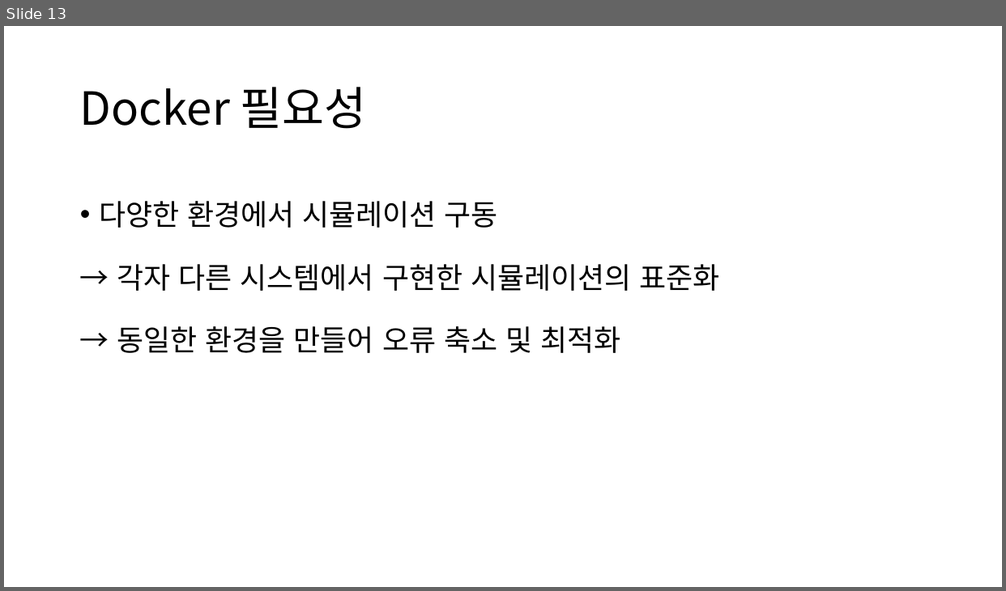
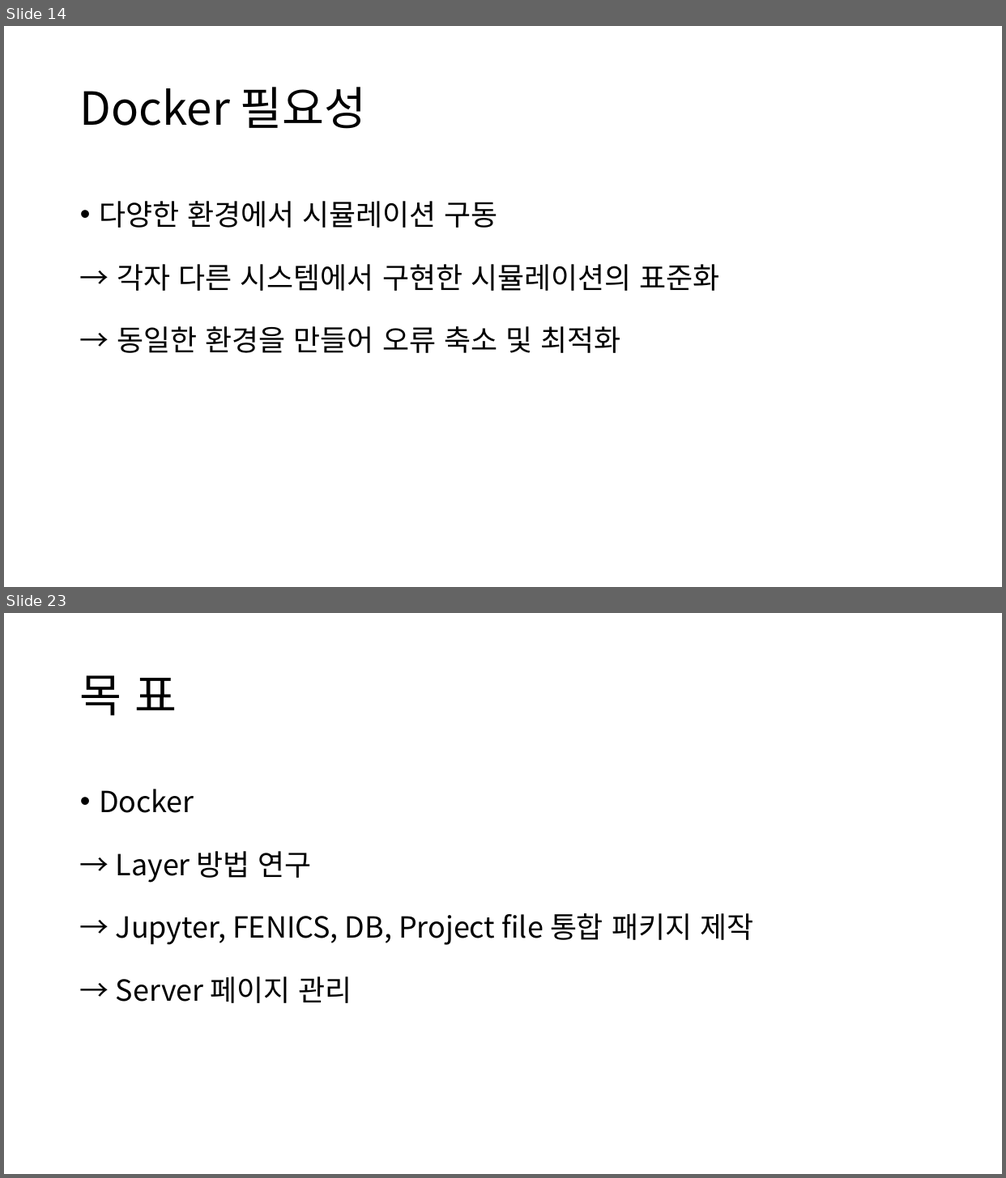
Before and after one commit to RoiDaeyoon/GDS, a slide deck: Git Docker Services.pptx. Shown one above the other, each under a label of ours: slide 13 before the commit, slides 14 and 23 after it; the slides between them are not shown. The pictures are 1006x591 and 1006x1178 pixels, drawn with LibreOffice and Linux fonts; fonts in the diff are those of the drawing. Boxes give left, top, right and bottom in pixels: in the first picture for what was removed or moved away, otherwise in the second. Text is boxed around its words. In the diff, an @@ line names an element or a change of style, - is before the commit and + after.

```diff
--- a/Git Docker Services.pptx
+++ b/Git Docker Services.pptx
@@ slide 23 added at [4,613,1002,1174], background #FFFFFF @@
@@ title added at [80,675,177,716], 44 pt, text #000000 @@
+목 표
@@ text added at [99,789,753,1003], 28 pt, text #000000 @@
+• Docker
+→ Layer 방법 연구
+→ Jupyter, FENICS, DB, Project file 통합 패키지 제작
+→ Server 페이지 관리
@@ what was slide 13 is now slide 14 @@
```
Also in this commit, not shown: 2 slides changed, 9 other slides added, 1 slide removed, 2 other files.
